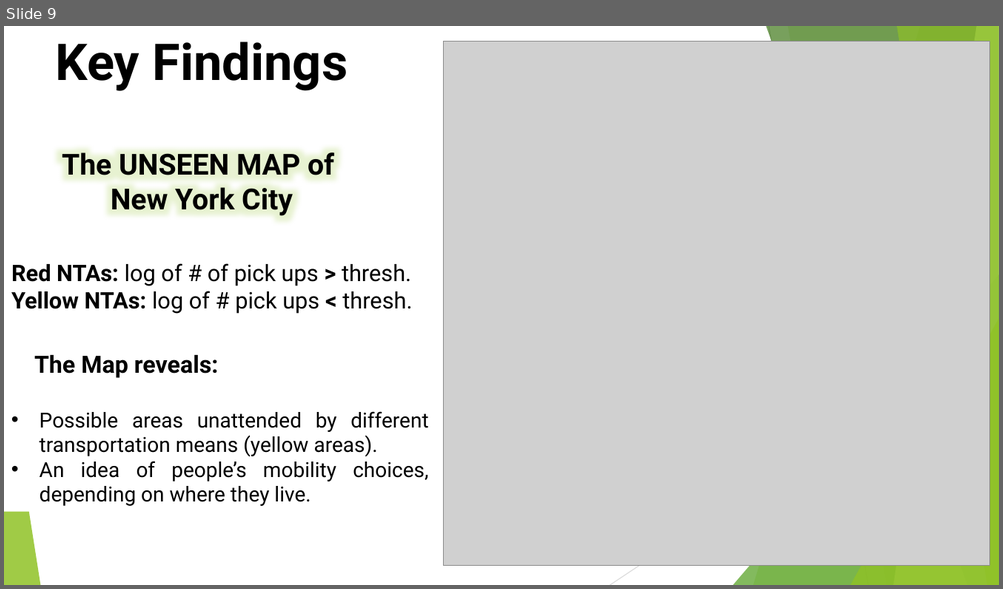
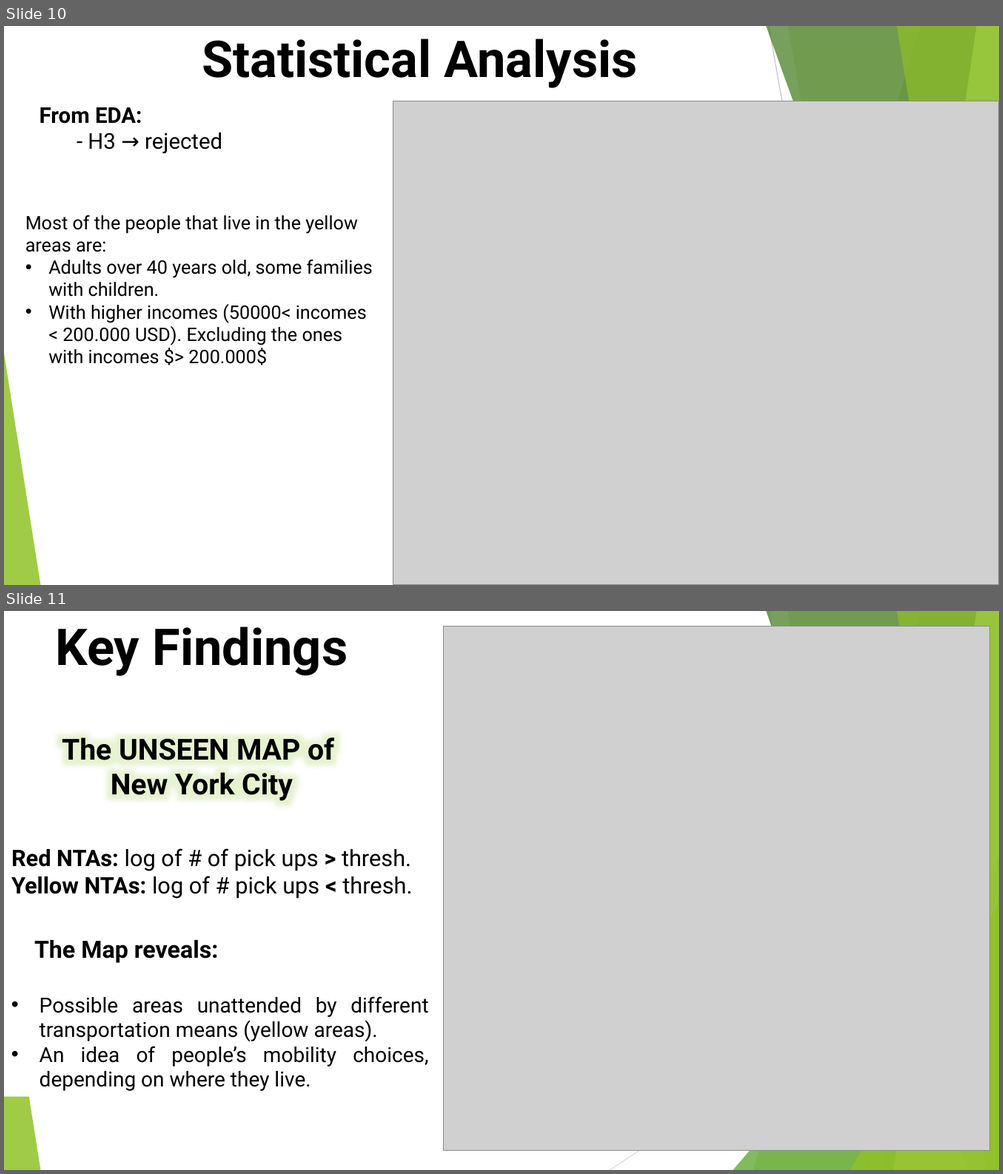
Before and after one commit to marioceron/DS4A_Datathon_Team03_2019, a slide deck: latexDocuments/datathon/Datathon_presentation.pptx. Shown one above the other, each under a label of ours: slide 9 before the commit, slides 10 and 11 after it. The pictures are 1003x589 and 1003x1174 pixels, drawn with LibreOffice and Linux fonts; fonts in the diff are those of the drawing; grey boxes stand for pictures. Boxes give left, top, right and bottom in pixels: in the first picture for what was removed or moved away, otherwise in the second. Text is boxed around its words. In the diff, an @@ line names an element or a change of style, - is before the commit and + after.

```diff
--- a/latexDocuments/datathon/Datathon_presentation.pptx
+++ b/latexDocuments/datathon/Datathon_presentation.pptx
@@ slide 10 added at <box>4,26,999,585</box>, background #FFFFFF; not listed: 10 template elements that a slide beside it also shows @@
@@ text added at <box>202,39,637,88</box>, 49 pt, text #000000, bold @@
+Statistical Analysis
@@ text added at <box>40,107,222,154</box>, 21 pt, text #000000 @@
+From EDA:
+- H3 → rejected
@@ picture added at <box>392,101,999,585</box> @@
@@ text added at <box>25,215,373,366</box>, 18 pt, text #000000 @@
+Most of the people that live in the yellow areas are:
+• Adults over 40 years old, some families with children.
+• With higher incomes (50000< incomes < 200.000 USD). Excluding the ones with incomes $> 200.000$
@@ what was slide 9 is now slide 11 @@
```
Also in this commit, not shown: 1 slide changed, 2 other slides added.
